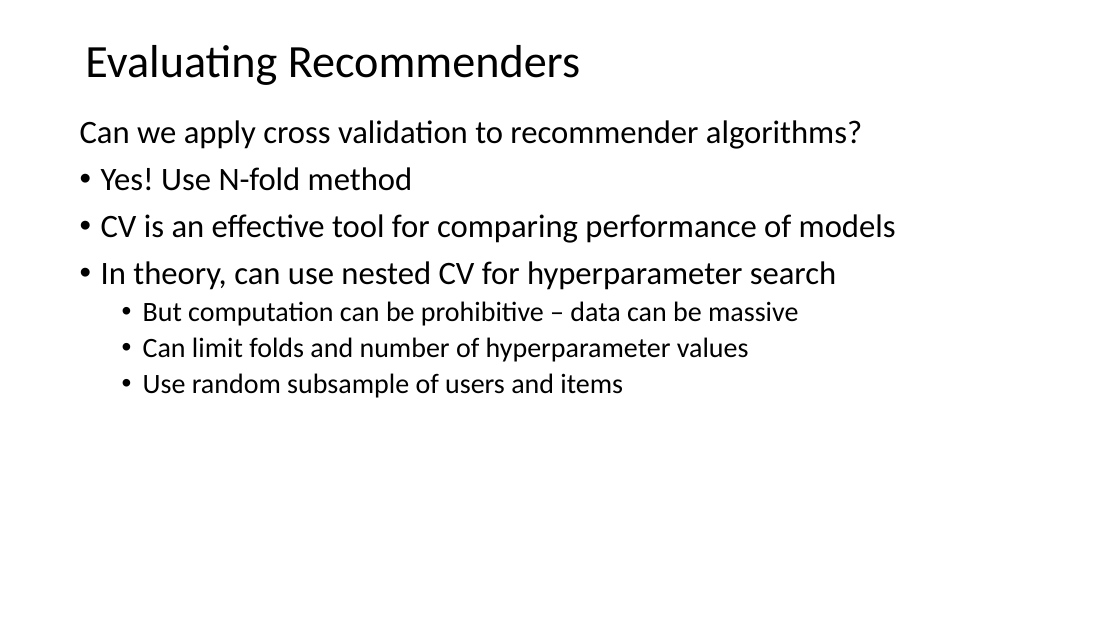
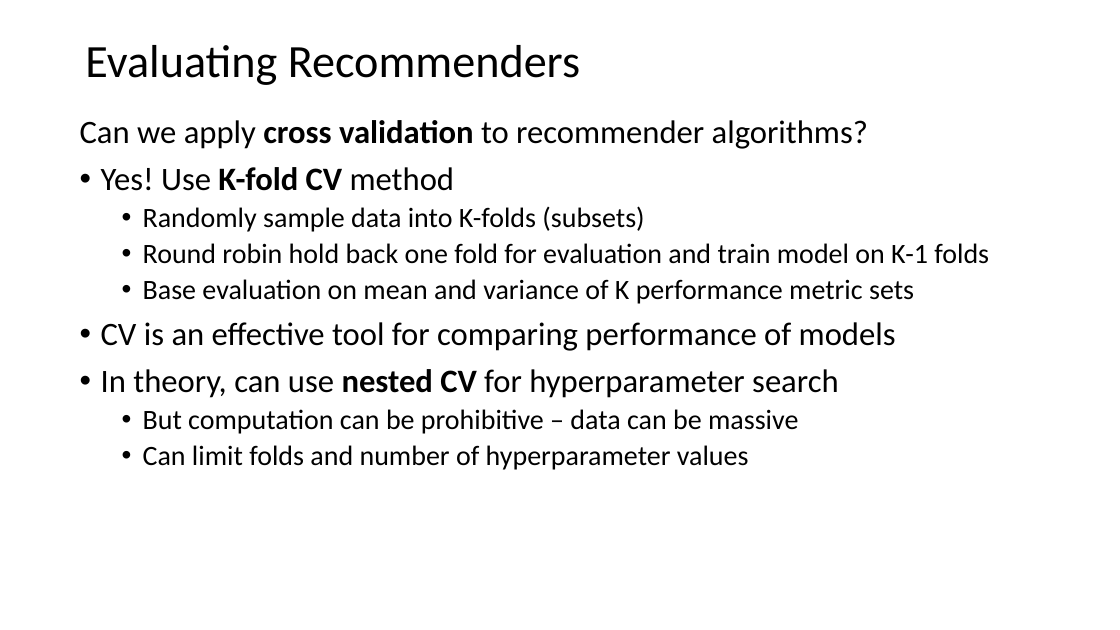
Before and after one commit to tenevian/Harvard-SSP-Data-Mining, a slide deck: slide 47 of slides/7_RecommenderSystems.pptx (slide 46 before the commit). Drawn at 1120x630 pixels with LibreOffice and Linux fonts; fonts in the diff are those of the drawing. Boxes give left, top, right and bottom in pixels: in the first picture for what was removed or moved away, otherwise in the second. Text is boxed around its words. In the diff, an @@ line names an element or a change of style, - is before the commit and + after.

```diff
--- a/slides/7_RecommenderSystems.pptx
+++ b/slides/7_RecommenderSystems.pptx
@@ text at [80, 120, 868, 398]: bold on in "cross validation", "nested CV" @@
@@ text at [101, 167, 989, 304]: text changed; size 28 to 24 pt @@
-• Yes! Use N-fold method
+• Yes! Use K-fold CV method
+  • Randomly sample data into K-folds (subsets)
+  • Round robin hold back one fold for evaluation and train model on K-1 folds
+  • Base evaluation on mean and variance of K performance metric sets
@@ text at [143, 373, 623, 398]: paragraph removed @@
-  • Use random subsample of users and items
```
Also in this commit, not shown: 12 other slides changed, 3 slides added.
